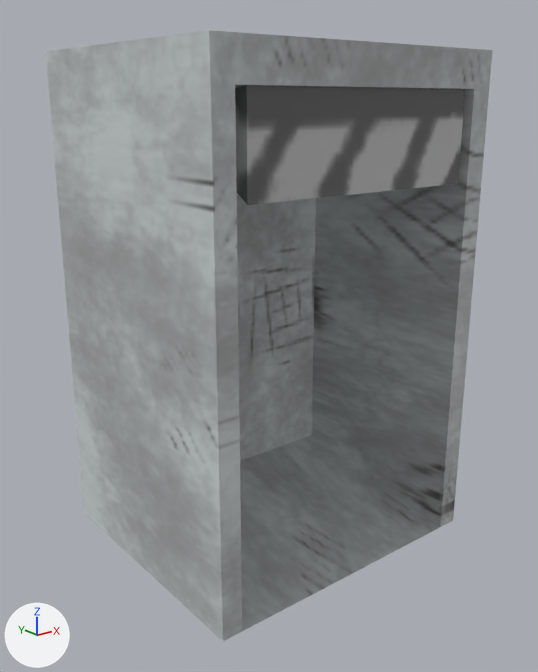
Two versions of the FBX model GonFiles/Assets/Art/Animation/Door/GON-door-idleOPEN.fbx, one commit apart.
Camera for both pictures: a 50 mm camera at (-0.0275, -0.0315, 0.0215) aimed at (-0.0002, 0.0026, 0.0079). Arrows for +X, +Y and +Z are at lower left; the lights stay in place. Where no turn or scale is listed for an object, it has been applied to the vertices.

The first picture shows 'pasted__door', 'pasted__door_frame'.
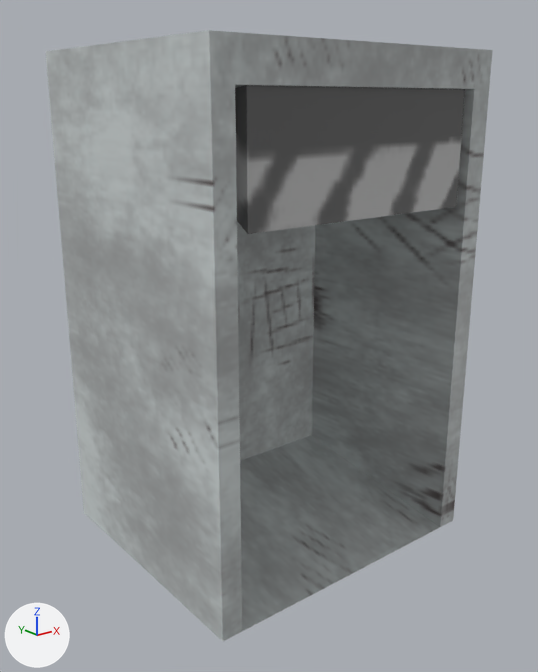
What differs and where, as boxes (x1, y1, x2, y2) in the pictures (538 x 672 px):
'pasted__door', reshaped (24% taller): before (235, 85, 465, 205); after (235, 85, 465, 234)

Patch to the scene script:
```diff
--- a/GonFiles/Assets/Art/Animation/Door/GON-door-idleOPEN.fbx.py
+++ b/GonFiles/Assets/Art/Animation/Door/GON-door-idleOPEN.fbx.py
@@ me_mesh_001 @@
 me_mesh_001.from_pydata(...)  # 12 vertices, 10 faces; spans x -0.00741..0.00741, y -0.00172..0.00172, z -0.00043..0.00526
 # used by ob_pasted__door; location = (0.0, -0.00313, 0.01757)
 # before: 0 (-0.00741, -0.00172, -0.00043) at pixel (247, 205), 1 (0.00741, -0.00172, -0.00043) at pixel (458, 183), 6 (-0.00741, 0.00172, 0.0017), 7 (0.00741, 0.00172, 0.0017), 8 (-0.00741, -0.00172, 0.00343) at pixel (246, 114)
 # before: 9 (-0.00741, 0.00172, 0.00526), 10 (0.00741, 0.00172, 0.00526), 11 (0.00741, -0.00172, 0.00343) at pixel (463, 111)
+# me_mesh_001 part 1
+for i in [0, 1, *range(6, 12)]: me_mesh_001.vertices[i].co += Vector((0.0, 0.0, -0.00129))
 me_mesh_001.materials.append(mat_pasted__gon_door)
```
